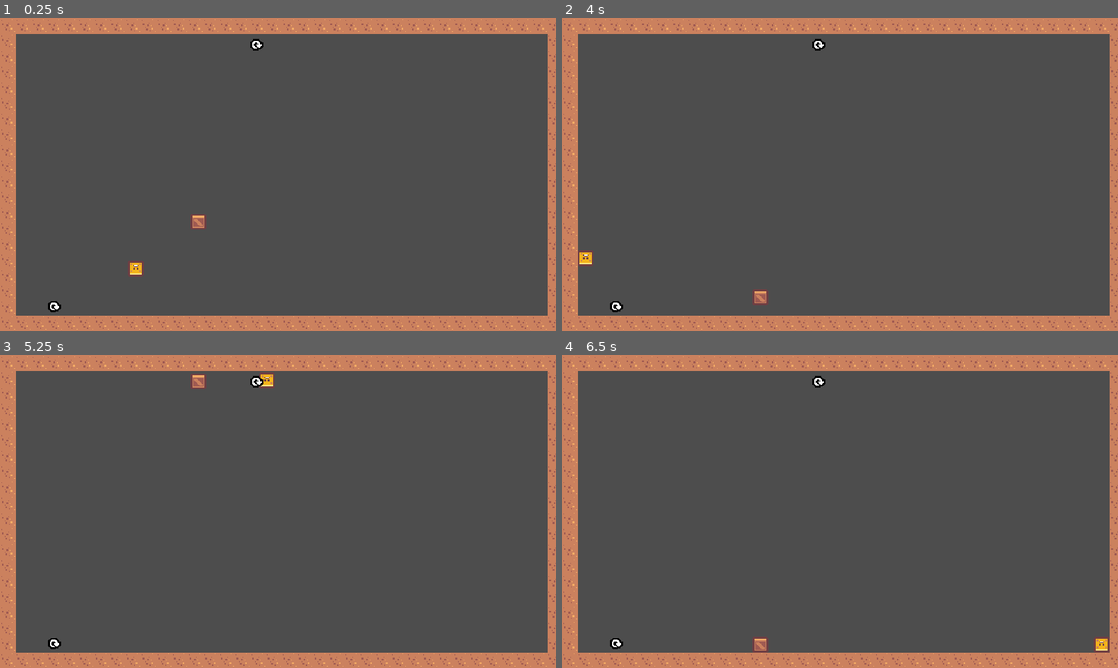
Above: before the commit, frames 1-4 (two rows, left to right).
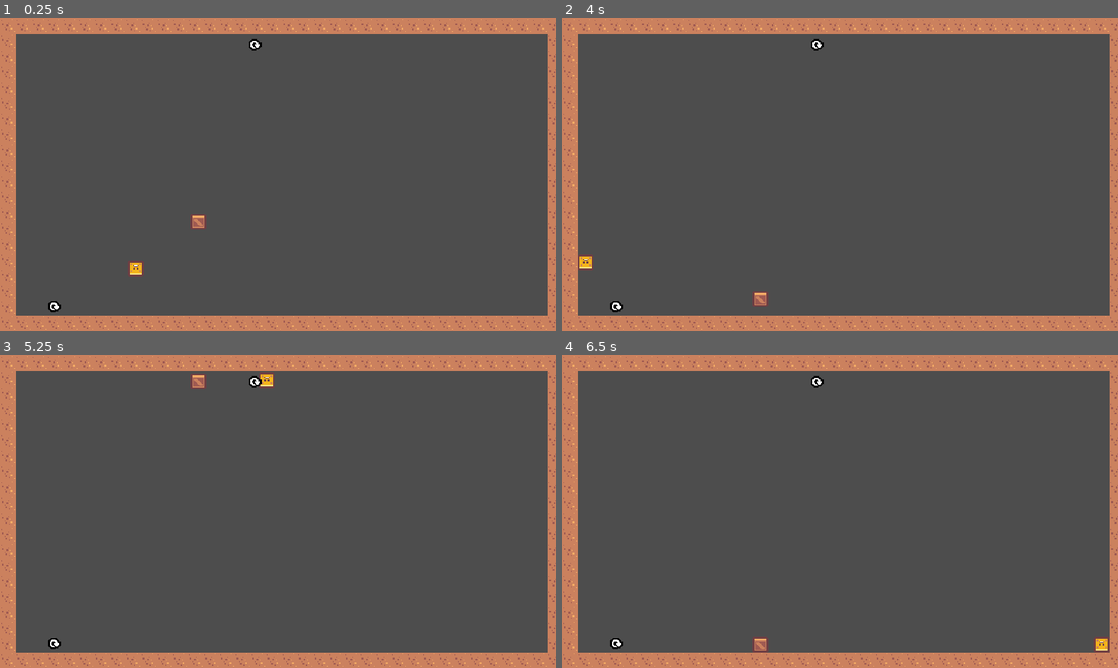
Above: after the commit, the same moments.

Repository: youer0219/Exocave
Game: Godot game, scene res://test/world.tscn
The game is run twice, just before and just after one commit, with the same random seed, the same clock (stepped at 60 frames per second) and the same inputs.
Inputs:
- Up to frame 1 (0.25 s): no input
- Up to frame 2 (4 s): tap Enter (ui_accept) at 0.5, 0.77, 1.52, 3.02, 3.77 s; hold Right (ui_right) 0.53-2.03 s; hold Left (ui_left) from 2.03 s (still down)
- Up to frame 3 (5.25 s): release Left (ui_left) at 4.28 s; hold Right (ui_right) from 4.28 s (still down); tap Enter (ui_accept) at 4.52 s
- Up to frame 4 (6.5 s): keep holding Right (ui_right); tap Enter (ui_accept) at 6.02 s

The runs differ from the first frame. In frame 1, less than 0.1% of the frame differs, in the area x 44-48%, y 6-11%; in frame 2, 0.3%, in the area x 2-48%, y 6-93%; in frame 3, less than 0.1%; in frame 4, less than 0.1%.

Commit message:
将player和翻转触发器单独保存为场景

Diff:
--- a/global/event_bus.gd
+++ b/global/event_bus.gd
@@ -1,4 +1,5 @@
 extends Node
 
 
+@warning_ignore("unused_signal")
 signal gravity_flip
--- /dev/null
+++ b/scenes/gravity_flip_area_2d/gravity_flip_area_2d.tscn
@@ -0,0 +1,22 @@
+[gd_scene load_steps=5 format=3 uid="uid://bwad2h4qrsxb7"]
+
+[ext_resource type="Script" uid="uid://boejsdf3ba6s5" path="res://scenes/gravity_flip_area_2d/gravity_flip_area_2d.gd" id="1_tc25u"]
+[ext_resource type="Texture2D" uid="uid://domvpvowqypxy" path="res://assets/kenney_cursor-pixel-pack/Tilemap/tilemap.png" id="2_b316b"]
+
+[sub_resource type="CircleShape2D" id="CircleShape2D_f47bs"]
+radius = 8.0
+
+[sub_resource type="AtlasTexture" id="AtlasTexture_833n7"]
+atlas = ExtResource("2_b316b")
+region = Rect2(152, 170, 18, 16)
+
+[node name="GravityFlipArea2D" type="Area2D"]
+script = ExtResource("1_tc25u")
+
+[node name="CollisionShape2D" type="CollisionShape2D" parent="."]
+shape = SubResource("CircleShape2D_f47bs")
+
+[node name="Sprite2D" type="Sprite2D" parent="."]
+texture = SubResource("AtlasTexture_833n7")
+
+[connection signal="body_entered" from="." to="." method="_on_body_entered"]
--- /dev/null
+++ b/scenes/player/player.tscn
@@ -0,0 +1,22 @@
+[gd_scene load_steps=5 format=3 uid="uid://dr0farklgsayx"]
+
+[ext_resource type="Script" uid="uid://kjk2x7wbqktm" path="res://scenes/player/player.gd" id="1_gmlin"]
+[ext_resource type="Texture2D" uid="uid://baq7k7lfw62ed" path="res://assets/kenney_pixel-platformer/Tiles/Characters/tile_0011.png" id="2_lvxji"]
+[ext_resource type="Script" uid="uid://bdp0gdg1s7fpu" path="res://components/rigidbody_2d_pusher.gd" id="3_p47bc"]
+
+[sub_resource type="RectangleShape2D" id="RectangleShape2D_lh2ud"]
+size = Vector2(18, 18)
+
+[node name="Player" type="CharacterBody2D"]
+script = ExtResource("1_gmlin")
+
+[node name="Sprite2D" type="Sprite2D" parent="."]
+texture = ExtResource("2_lvxji")
+flip_v = true
+
+[node name="CollisionShape2D" type="CollisionShape2D" parent="."]
+shape = SubResource("RectangleShape2D_lh2ud")
+
+[node name="Rigidbody2DPusher" type="Node2D" parent="." node_paths=PackedStringArray("body")]
+script = ExtResource("3_p47bc")
+body = NodePath("..")
--- a/test/world.tscn
+++ b/test/world.tscn
@@ -1,14 +1,11 @@
-[gd_scene load_steps=17 format=4 uid="uid://c7f1g5nnsjak2"]
+[gd_scene load_steps=11 format=4 uid="uid://c7f1g5nnsjak2"]
 
 [ext_resource type="Script" uid="uid://dyg0757ngv8an" path="res://test/world.gd" id="1_cnhom"]
 [ext_resource type="Texture2D" uid="uid://c5mpgyumntnm6" path="res://assets/kenney_pixel-platformer/Tilemap/tilemap.png" id="1_qkrv2"]
 [ext_resource type="Texture2D" uid="uid://nph0kcsdaqnv" path="res://assets/kenney_pixel-platformer/Tiles/tile_0026.png" id="3_joln0"]
 [ext_resource type="Script" uid="uid://v6jpyrttgo7t" path="res://components/grivate_area_2d.gd" id="4_bf7q6"]
-[ext_resource type="Script" uid="uid://kjk2x7wbqktm" path="res://test/player.gd" id="5_hqvew"]
-[ext_resource type="Texture2D" uid="uid://baq7k7lfw62ed" path="res://assets/kenney_pixel-platformer/Tiles/Characters/tile_0011.png" id="5_hxqi4"]
-[ext_resource type="Script" uid="uid://bdp0gdg1s7fpu" path="res://components/rigidbody_2d_pusher.gd" id="7_hqvew"]
-[ext_resource type="Script" uid="uid://boejsdf3ba6s5" path="res://test/gravity_flip_area_2d.gd" id="8_f47bs"]
-[ext_resource type="Texture2D" uid="uid://domvpvowqypxy" path="res://assets/kenney_cursor-pixel-pack/Tilemap/tilemap.png" id="9_f47bs"]
+[ext_resource type="PackedScene" uid="uid://dr0farklgsayx" path="res://scenes/player/player.tscn" id="5_truut"]
+[ext_resource type="PackedScene" uid="uid://bwad2h4qrsxb7" path="res://scenes/gravity_flip_area_2d/gravity_flip_area_2d.tscn" id="8_833n7"]
 
 [sub_resource type="RectangleShape2D" id="RectangleShape2D_joln0"]
 size = Vector2(667, 381)
@@ -238,15 +235,6 @@
 [sub_resource type="RectangleShape2D" id="RectangleShape2D_bf7q6"]
 size = Vector2(18, 18)
 
-[sub_resource type="RectangleShape2D" id="RectangleShape2D_lh2ud"]
-size = Vector2(18, 18)
-
-[sub_resource type="CircleShape2D" id="CircleShape2D_f47bs"]
-
-[sub_resource type="AtlasTexture" id="AtlasTexture_833n7"]
-atlas = ExtResource("9_f47bs")
-region = Rect2(152, 170, 18, 16)
-
 [node name="World" type="Node2D"]
 script = ExtResource("1_cnhom")
 metadata/_edit_lock_ = true
@@ -275,42 +263,13 @@
 [node name="Sprite2D" type="Sprite2D" parent="Box"]
 texture = ExtResource("3_joln0")
 
-[node name="Player" type="CharacterBody2D" parent="."]
+[node name="Player" parent="." instance=ExtResource("5_truut")]
 position = Vector2(156, 263)
-script = ExtResource("5_hqvew")
-
-[node name="Sprite2D" type="Sprite2D" parent="Player"]
-texture = ExtResource("5_hxqi4")
-flip_v = true
-
-[node name="CollisionShape2D" type="CollisionShape2D" parent="Player"]
-shape = SubResource("RectangleShape2D_lh2ud")
-
-[node name="Rigidbody2DPusher" type="Node2D" parent="Player" node_paths=PackedStringArray("body")]
-script = ExtResource("7_hqvew")
-body = NodePath("..")
 
 [node name="GravityFlipArea2Ds" type="Node2D" parent="."]
 
-[node name="GravityFlipArea2D" type="Area2D" parent="GravityFlipArea2Ds"]
+[node name="GravityFlipArea2D" parent="GravityFlipArea2Ds" instance=ExtResource("8_833n7")]
 position = Vector2(62, 332)
-script = ExtResource("8_f47bs")
-
-[node name="CollisionShape2D" type="CollisionShape2D" parent="GravityFlipArea2Ds/GravityFlipArea2D"]
-shape = SubResource("CircleShape2D_f47bs")
-
-[node name="Sprite2D" type="Sprite2D" parent="GravityFlipArea2Ds/GravityFlipArea2D"]
-texture = SubResource("AtlasTexture_833n7")
-
-[node name="GravityFlipArea2D2" type="Area2D" parent="GravityFlipArea2Ds"]
-position = Vector2(295, 31)
-script = ExtResource("8_f47bs")
-
-[node name="CollisionShape2D" type="CollisionShape2D" parent="GravityFlipArea2Ds/GravityFlipArea2D2"]
-shape = SubResource("CircleShape2D_f47bs")
-
-[node name="Sprite2D" type="Sprite2D" parent="GravityFlipArea2Ds/GravityFlipArea2D2"]
-texture = SubResource("AtlasTexture_833n7")
-
-[connection signal="body_entered" from="GravityFlipArea2Ds/GravityFlipArea2D" to="GravityFlipArea2Ds/GravityFlipArea2D" method="_on_body_entered"]
-[connection signal="body_entered" from="GravityFlipArea2Ds/GravityFlipArea2D2" to="GravityFlipArea2Ds/GravityFlipArea2D2" method="_on_body_entered"]
+
+[node name="GravityFlipArea2D2" parent="GravityFlipArea2Ds" instance=ExtResource("8_833n7")]
+position = Vector2(293, 31)
Renamed: test/gravity_flip_area_2d.gd -> scenes/gravity_flip_area_2d/gravity_flip_area_2d.gd
Renamed: test/gravity_flip_area_2d.gd.uid -> scenes/gravity_flip_area_2d/gravity_flip_area_2d.gd.uid
Renamed: test/player.gd -> scenes/player/player.gd
Renamed: test/player.gd.uid -> scenes/player/player.gd.uid
Not shown, changed: 开发日志.md
